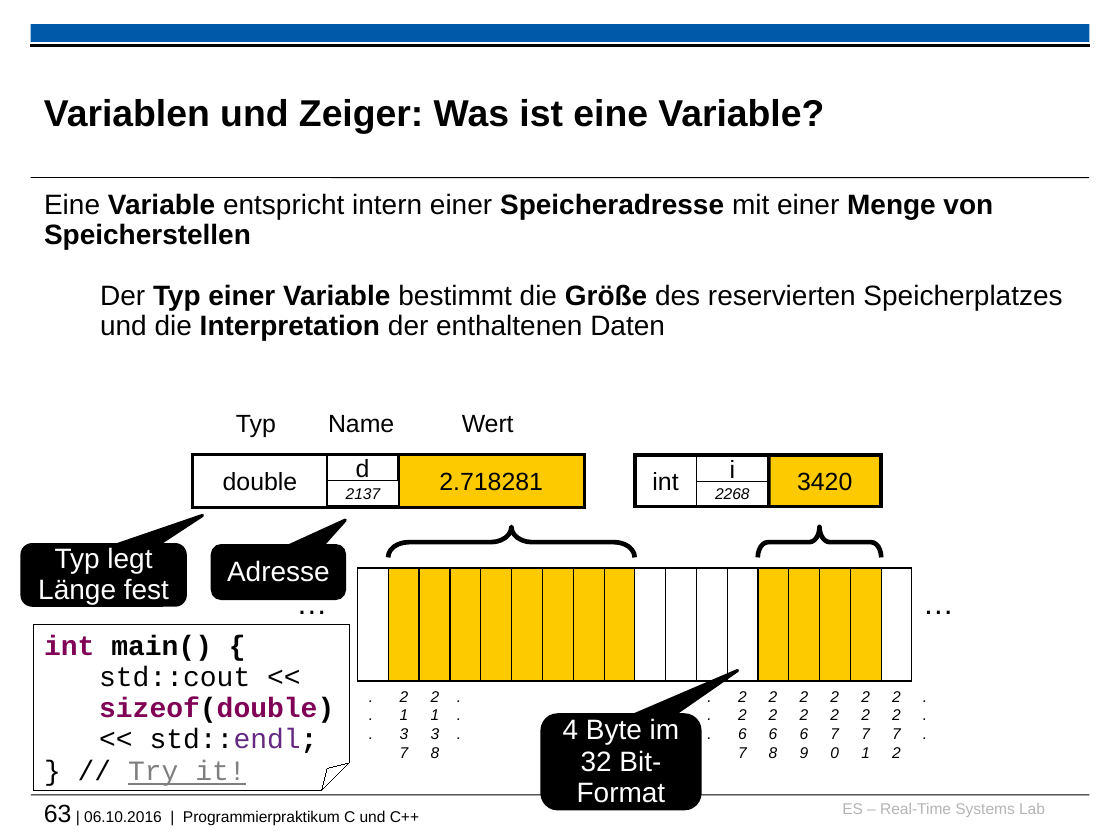
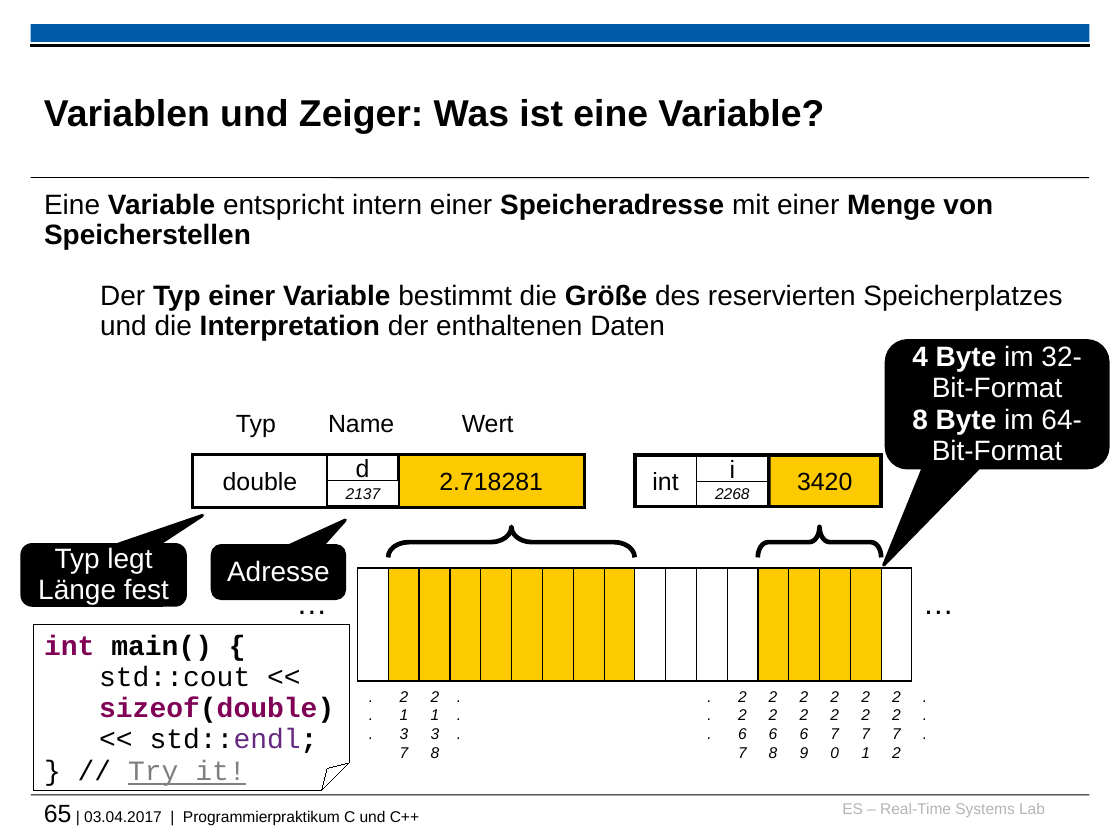
Before and after one commit to h82k/tud-cppp, a slide deck: slide 65 of cppp_lecture.pptx (slide 63 before the commit). Drawn at 1120x840 pixels with LibreOffice and Linux fonts; fonts in the diff are those of the drawing; background and template pictures are left out. Boxes give left, top, right and bottom in pixels: in the first picture for what was removed or moved away, otherwise in the second. Text is boxed around its words. In the diff, an @@ line names an element or a change of style, - is before the commit and + after.

```diff
--- a/cppp_lecture.pptx
+++ b/cppp_lecture.pptx
@@ rounded speech box "4 Byte im 32-Bit-Format": place and size @@
-rounded speech box "4 Byte im 32-Bit-Format" at [542, 715, 700, 809]
+rounded speech box "4 Byte im 32-Bit-Format" at [886, 340, 1108, 468]
@@ rounded speech box "4 Byte im 32-Bit-Format" at [886, 340, 1108, 468]: proportions changed @@
@@ text in rounded speech box at [912, 345, 1081, 461]: text changed @@
-4 Byte im 32 Bit-Format
+4 Byte im 32-Bit-Format
+8 Byte im 64-Bit-Format
@@ text at [44, 804, 419, 825]: text changed @@
-63 | 06.10.2016 | Programmierpraktikum C und C++
+65 | 03.04.2017 | Programmierpraktikum C und C++
```
Also in this commit, not shown: 6 other slides changed, 4 slides added, 1 slide removed.
